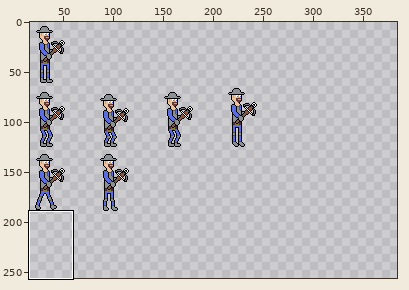
A sprite sheet gets an edit: Vampire the game/Assets/Art/Textures/enemies/medieval/enemy_02.png. The first picture is a wide view before the edit; the outline marks the close-up.
Close-up. Old version:
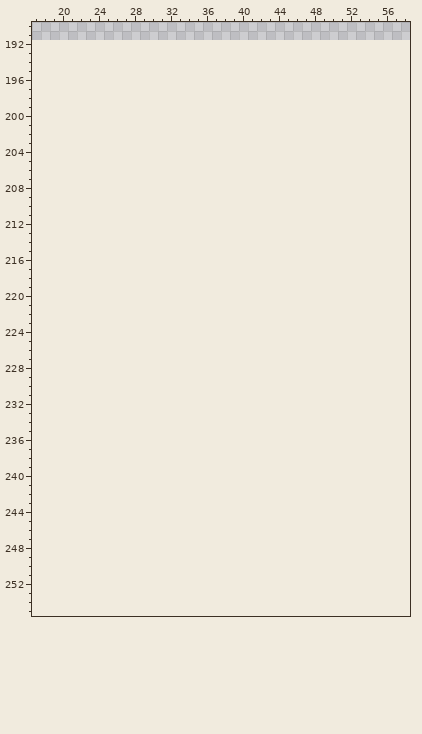
The file is 512x384 pixels, drawn in blocks of 2x2; one block is one cell here. Shown: x 17..58, y 190..255. The old version is drawn lined up with the new one, on the new canvas. The wide view leaves out empty margins. The commit also changed other parts of the picture, which this record leaves out.
Palette (. is transparent): 
Pixels before (only the part around the change), first column x 17:
191 ..........................................
192 ..........................................
193 ..........................................
194 ..........................................
195 ..........................................
196 ..........................................
197 ..........................................
198 ..........................................
199 ..........................................
200 ..........................................
201 ..........................................
202 ..........................................
203 ..........................................
204 ..........................................
205 ..........................................
206 ..........................................
207 ..........................................
208 ..........................................
209 ..........................................
210 ..........................................
211 ..........................................
212 ..........................................
213 ..........................................
214 ..........................................
215 ..........................................
216 ..........................................
217 ..........................................
218 ..........................................
219 ..........................................
220 ..........................................
221 ..........................................
222 ..........................................
223 ..........................................
224 ..........................................
225 ..........................................
226 ..........................................
227 ..........................................
228 ..........................................
229 ..........................................
230 ..........................................
231 ..........................................
232 ..........................................
233 ..........................................
234 ..........................................
235 ..........................................
236 ..........................................
237 ..........................................
238 ..........................................
239 ..........................................
240 ..........................................
241 ..........................................
242 ..........................................
243 ..........................................
244 ..........................................
245 ..........................................
246 ..........................................
247 ..........................................
248 ..........................................
249 ..........................................
250 ..........................................
251 ..........................................
252 ..........................................
253 ..........................................
254 ..........................................
255 ..........................................
Now the later version:
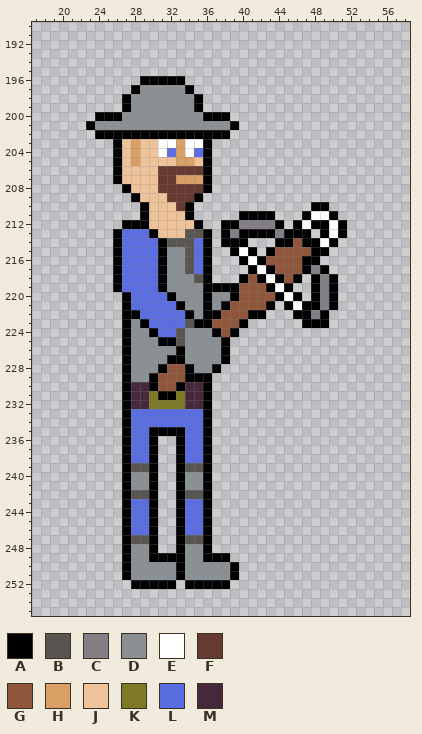
Colours new in this view: A #000000  B #595652  C #847e87  D #8a9094  E #ffffff  F #663931  G #8f563b  H #d9a066  J #eec39a  K #7d7924  L #5b6ee1  M #45283c
The edit:
canvas 256x192 -> 384x256
y 196: x 29..33 ..... -> AAAAA
y 197: x 28..34 ....... -> ADDDDDA
y 198..199: x 27..35 ......... -> ADDDDDDDA
y 200: x 24..38 ............... -> AAADDDDDDDDDAAA
y 201: x 23..39 ................. -> ADDDDDDDDDDDDDDDA
y 202: x 24..38 ............... -> AAAAAAAAAAAAAAA
y 203: x 26..36 ........... -> AJHJJEEHEEA
y 204: x 26..36 ........... -> AJHJJELHELA
y 205: x 26..36 ........... -> AJHJJJJHHJA
y 206: x 26..36 ........... -> AJJJJFFFFFA
y 207: x 26..36 ........... -> AJJJJFFHHHA
y 208: x 27..36 .......... -> AJJJFFFFFA
y 209: x 28..35 ........ -> AJJJFFFA
y 210: x 29..34 ...... -> AJJJFA; x 48..49 .. -> AA
y 211: x 29..34 ...... -> AJJJJA; x 40..43 .... -> AAAA; x 47..50 .... -> AEEA
y 212: x 27..35 ......... -> AAAJJJJJA; x 38..44 ....... -> AACCCCA; x 46..51 ...... -> AEAAEA
y 213: x 26..36 ........... -> ALLLAJJJBBA; x 38..47 .......... -> ACAAAACAAA; x 49..51 ... -> AEA
y 214: x 26..36 ........... -> ALLLLABBBLA; x 38..40 ... -> AAA; x 44..50 ....... -> AAGAAEA
y 215: x 26..36 ........... -> ALLLLADDBLA; x 39..41 ... -> AEA; x 43..49 ....... -> AGGGGAA
y 216: x 26..36 ........... -> ALLLLADDBLA; x 40..48 ......... -> AEAGGGGAA
y 217: x 26..36 ........... -> ALLLLADDBLA; x 41..49 ......... -> AEAGGGACA
y 218: x 26..36 ........... -> ALLLLADDDBA; x 40..46 ....... -> AGAEAGA; x 48..50 ... -> ACA
y 219: x 26..45 .................... -> ALLLLADDDDAAAAGGGAEA; x 48..50 ... -> ACA
y 220: x 27..46 .................... -> ALLLLADDDADDAGGGGAEA; x 48..50 ... -> ACA
y 221: x 27..43 ................. -> ALLLLLADDADAGGGGA; x 45..50 ...... -> AEAACA
y 222: x 27..42 ................ -> AALLLLLADAAGGGAA; x 46..49 .... -> AACA
y 223: x 27..40 .............. -> ADALLLLBAAGGGA; x 47..49 ... -> AAA
y 224: x 27..39 ............. -> ADDALLBDDDAGA
y 225: x 27..38 ............ -> ADDDAABDDDDA
y 226: x 27..38 ............ -> ADDDDDADDDDA
y 227: x 27..38 ............ -> ADDDDAADDDDA
y 228: x 27..37 ........... -> ADDDAGGADDA
y 229: x 27..36 .......... -> ADDAGGGAAA
y 230: x 27..36 .......... -> AMMAGGAMMA
y 231: x 27..36 .......... -> AMMKAAKMMA
y 232: x 27..36 .......... -> AMMKKKKMMA
y 233..234: x 27..36 .......... -> ALLLLLLLLA
y 235: x 27..36 .......... -> ALLAAAALLA
y 236..238: x 27..30 .... -> ALLA; x 33..36 .... -> ALLA
y 239: x 27..30 .... -> ABBA; x 33..36 .... -> ABBA
y 240..241: x 27..30 .... -> ADDA; x 33..36 .... -> ADDA
y 242: x 27..30 .... -> ABBA; x 33..36 .... -> ABBA
y 243..246: x 27..30 .... -> ALLA; x 33..36 .... -> ALLA
y 247: x 27..30 .... -> ABBA; x 33..36 .... -> ABBA
y 248: x 27..30 .... -> ADDA; x 33..36 .... -> ADDA
y 249: x 27..38 ............ -> ADDAAAADDAAA
y 250..251: x 27..39 ............. -> ADDDDDADDDDDA
y 252: x 28..32 ..... -> AAAAA; x 34..38 ..... -> AAAAA
Boxes around the changes in both close-ups, in picture pixels (x1, y1, x2, y2):
added: (86, 76, 347, 589)
